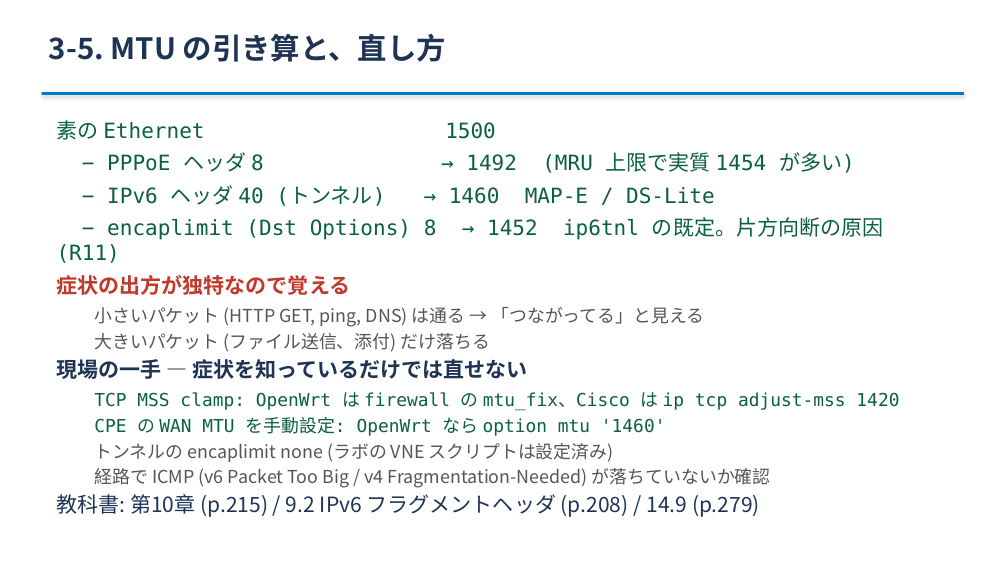
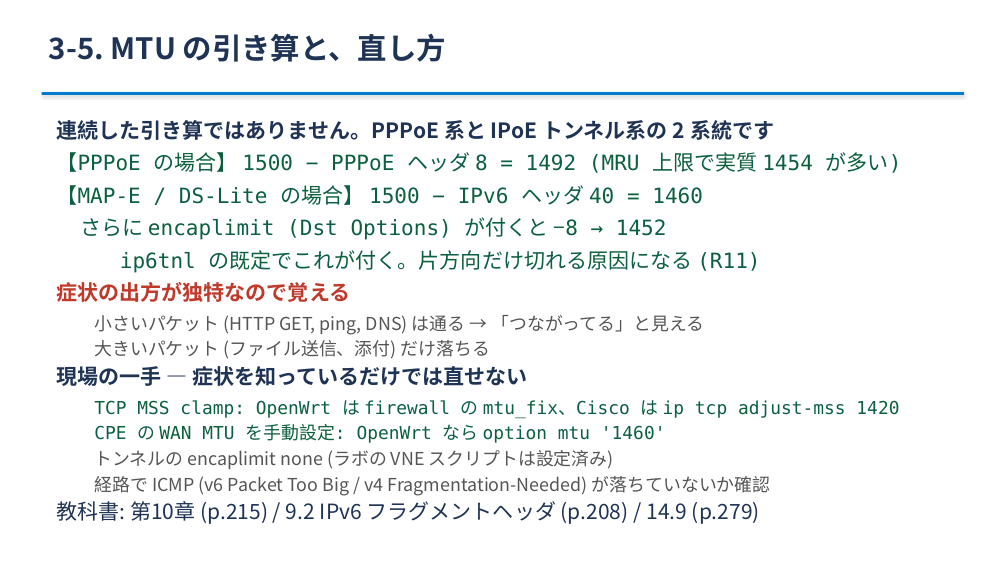
Before and after one commit to ginchankawaii/claude-code-book-template, a slide deck: slide 43 of docs/ipoe-lab/slides/toranomaki.pptx. Drawn at 1008x567 pixels with LibreOffice and Linux fonts; fonts in the diff are those of the drawing. Boxes give left, top, right and bottom in pixels: in the first picture for what was removed or moved away, otherwise in the second. Text is boxed around its words. In the diff, an @@ line names an element or a change of style, - is before the commit and + after.

```diff
--- a/docs/ipoe-lab/slides/toranomaki.pptx
+++ b/docs/ipoe-lab/slides/toranomaki.pptx
@@ text at (57, 120, 902, 273): text changed @@
-素の Ethernet 1500
-− PPPoE ヘッダ 8 → 1492 (MRU 上限で実質 1454 が多い)
-− IPv6 ヘッダ 40 (トンネル) → 1460 MAP-E / DS-Lite
-− encaplimit (Dst Options) 8 → 1452 ip6tnl の既定。片方向断の原因 (R11)
+連続した引き算ではありません。PPPoE 系と IPoE トンネル系の 2 系統です
+【PPPoE の場合】 1500 − PPPoE ヘッダ 8 = 1492 (MRU 上限で実質 1454 が多い)
+【MAP-E / DS-Lite の場合】 1500 − IPv6 ヘッダ 40 = 1460
+さらに encaplimit (Dst Options) が付くと −8 → 1452
+ip6tnl の既定でこれが付く。片方向だけ切れる原因になる (R11)
```
Also in this commit, not shown: 15 other slides changed, 3 other files.
